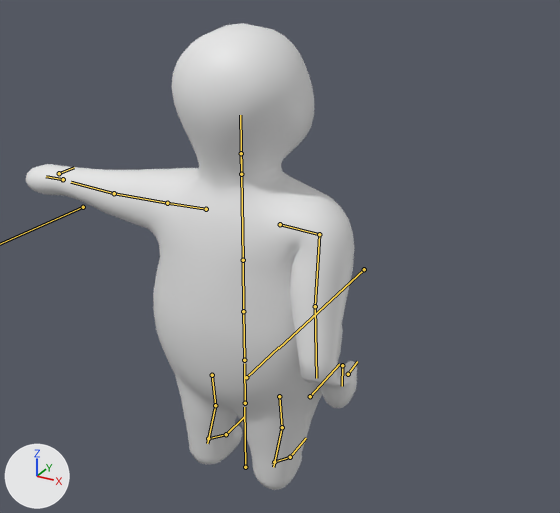
An edit to the FBX model Assets/Art/3D/Models/MainCharacter/CH_MainCharacter.fbx, drawn before and after from the same camera.
Before and after are seen from a 50 mm camera at (1.51, -2.42, 2.29) aimed at (0.09, 0.15, 1.01). The lights are fixed; the arrows at lower left show +X, +Y and +Z. Both versions are drawn at frame 38 of the action 'Armature|Idle'; the numbers are the values there. The bones that bend it are drawn over the model as lines.
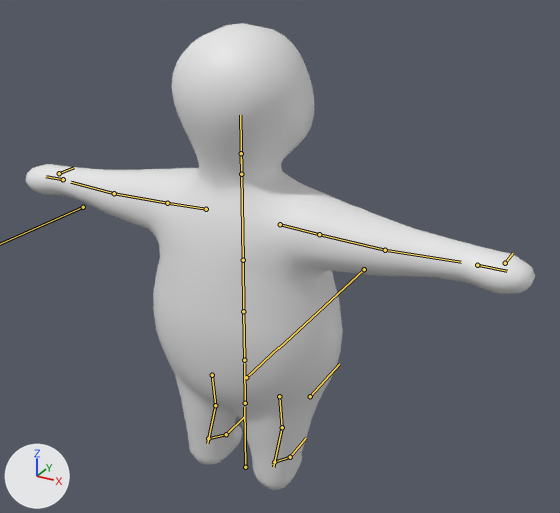
What the commit changed:
Bone 'UpperArm_R' (bone_upperarm_r) turns from (-77, -26, -3) to (0, 0, 0) degrees about its own x, y and z.
Bone 'IK_Hand_R' (bone_ik_hand_r) moves from (0.317, 0.008, -0.356) to (0.0, 0.0, 0.0).
Bone 'IK_Hand_R' (bone_ik_hand_r) turns from (-89, -87, 91) to (0, 0, 0) degrees about its own x, y and z.

Boxes (x1, y1, x2, y2) around the edits, measured in the pictures (560 x 513 px):
'Mesh.001', posed (54% wider): before (26, 23, 357, 490); after (26, 23, 535, 490)
bone 'UpperArm_R', root to tip: before (319, 234) to (315, 306); after (319, 234) to (385, 250)
bone 'IK_Hand_R', root to tip: before (342, 365) to (341, 367); after (477, 265) to (476, 266)
